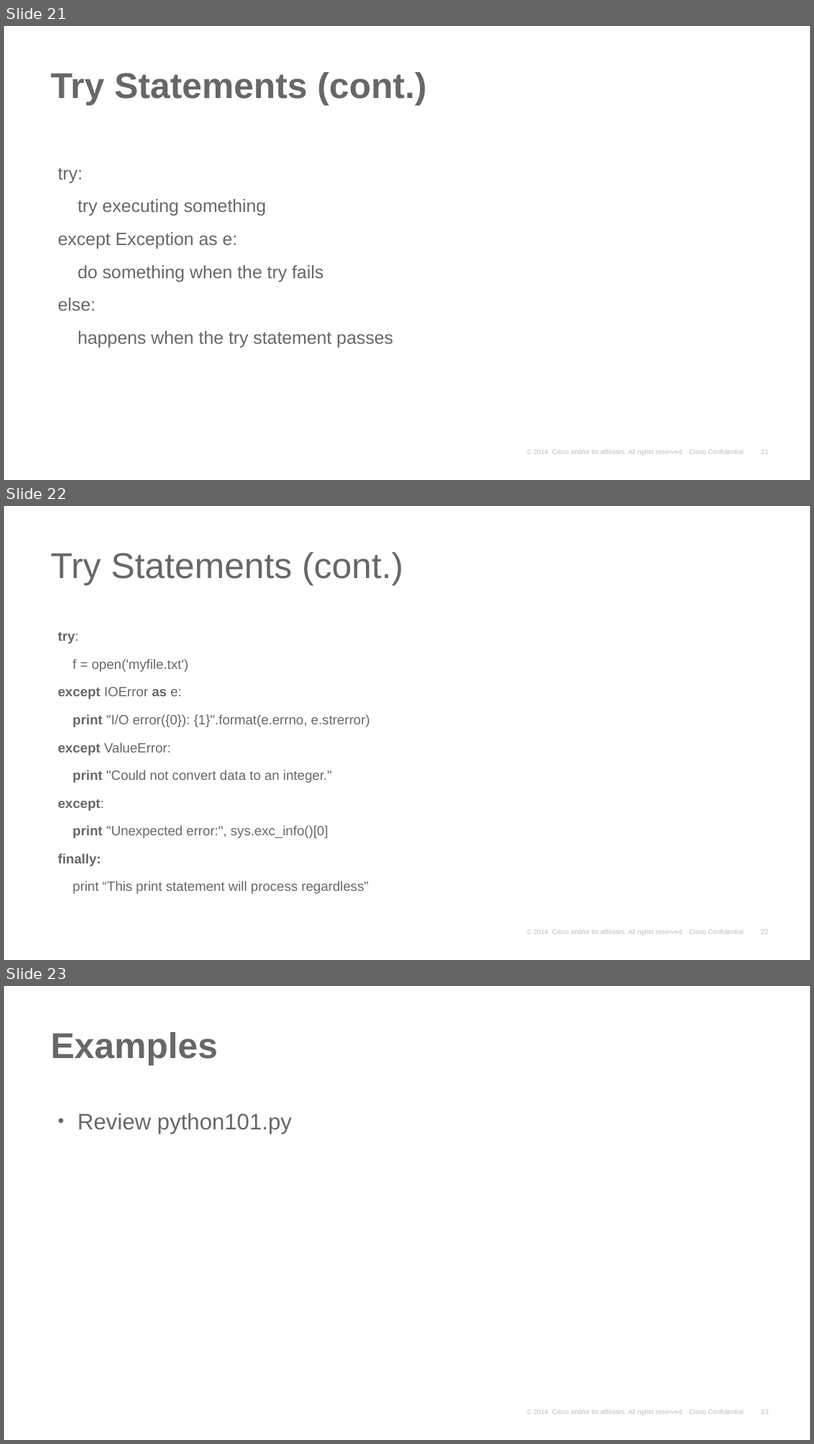
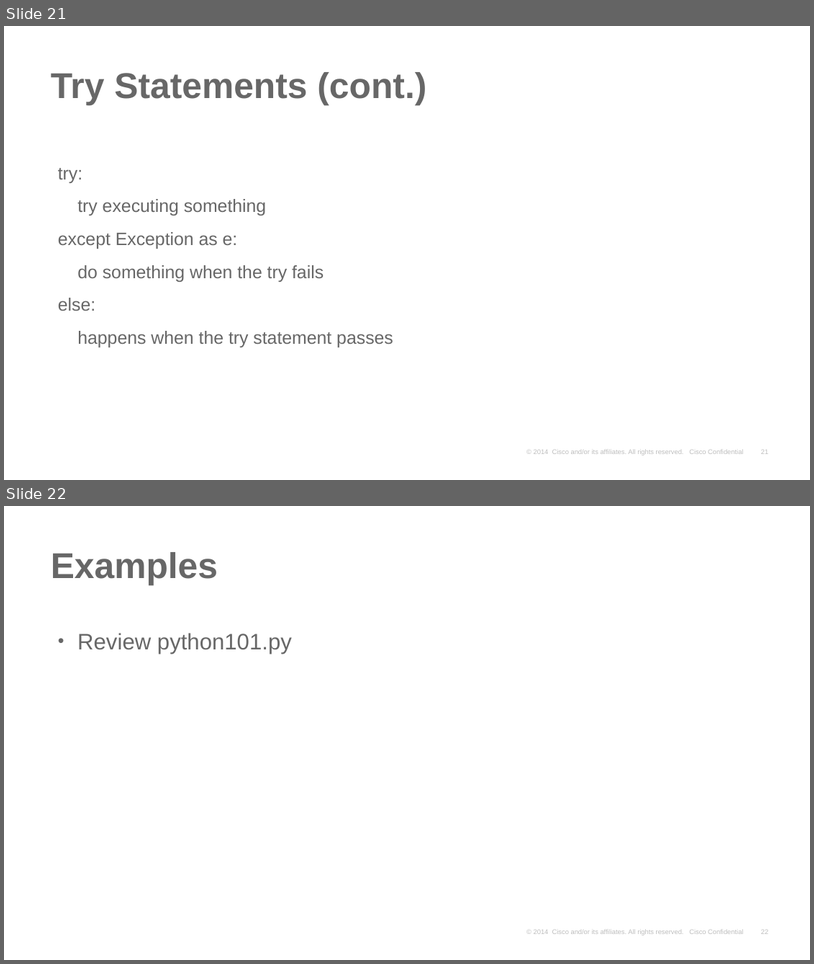
Before and after one commit to spirrello/devshow, a slide deck: Python101.pptx. Shown one above the other, each under a label of ours: slides 21, 22 and 23 before the commit, slides 21 and 22 after it. The pictures are 814x1444 and 814x964 pixels, drawn with LibreOffice and Linux fonts; fonts in the diff are those of the drawing; background and template pictures are left out. Boxes give left, top, right and bottom in pixels: in the first picture for what was removed or moved away, otherwise in the second. Text is boxed around its words. In the diff, an @@ line names an element or a change of style, - is before the commit and + after.

```diff
--- a/Python101.pptx
+++ b/Python101.pptx
@@ slide 22 removed at (4,506,810,960), background #FFFFFF; not listed: 2 template elements that a slide beside it also shows @@
@@ title removed at (51,552,404,586) @@
-Try Statements (cont.)
@@ text removed at (58,632,370,893) @@
-try:
-f = open('myfile.txt')
-except IOError as e:
-print "I/O error({0}): {1}".format(e.errno, e.strerror)
-except ValueError:
-print "Could not convert data to an integer."
-except:
-print "Unexpected error:", sys.exc_info()[0]
-finally:
-print “This print statement will process regardless”
@@ what was slide 23 is now slide 22 @@
```
Also in this commit, not shown: 2 slides changed, 5 other files.
